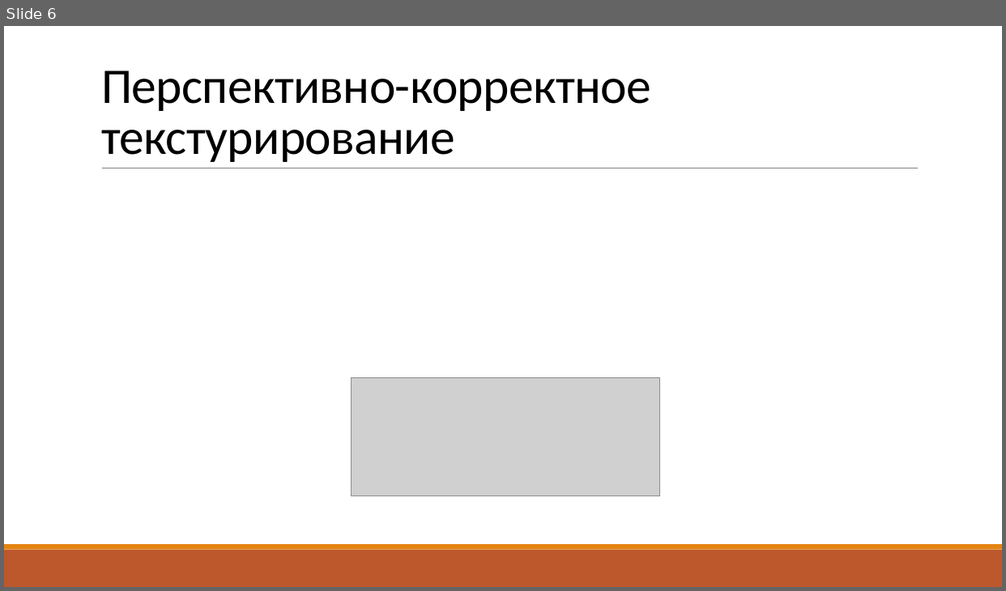
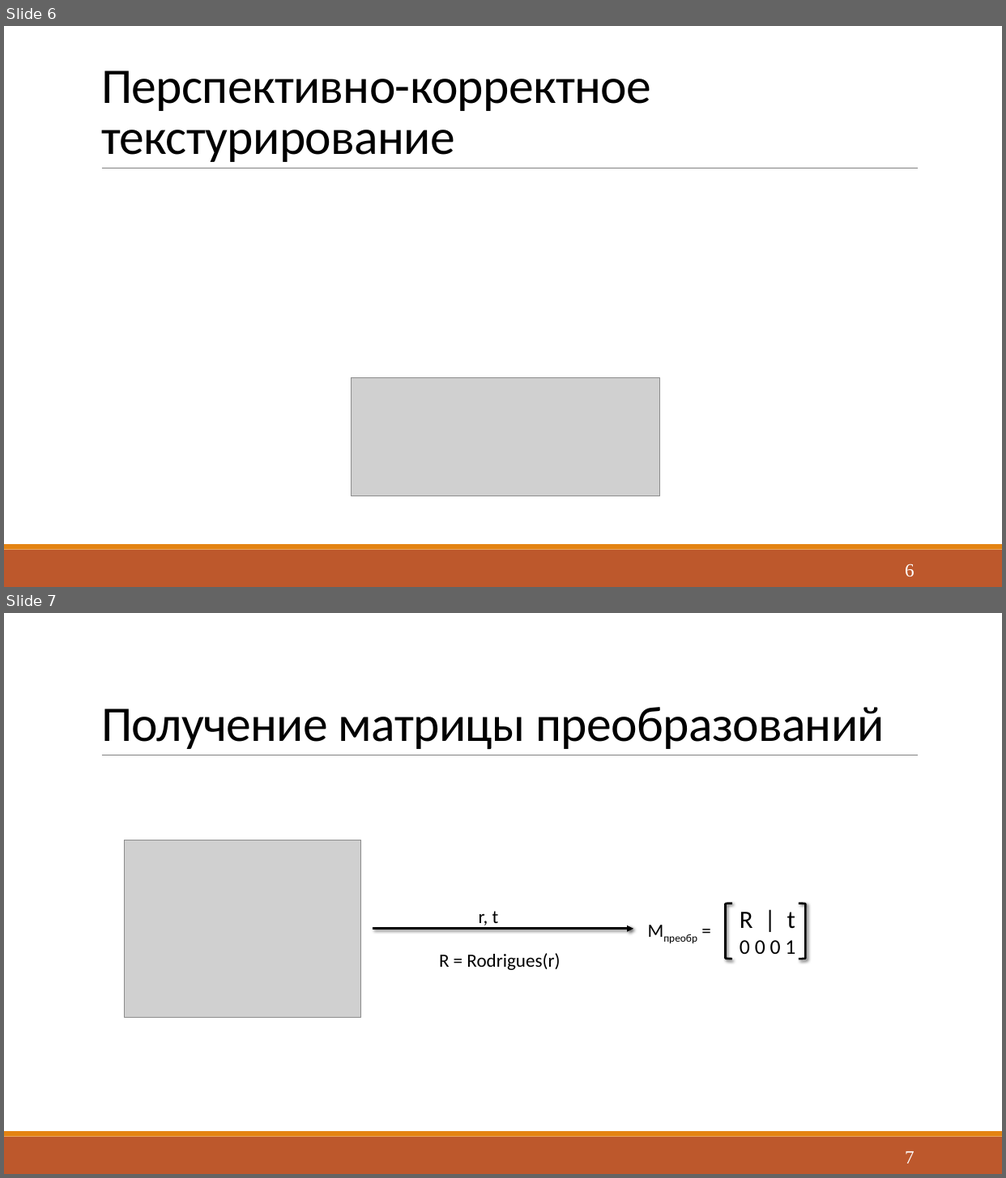
Before and after one commit to Yokud/CGCourseWork, a slide deck: docs/rpz/Presentation.pptx. Shown one above the other, each under a label of ours: slide 6 before the commit, slides 6 and 7 after it. The pictures are 1006x591 and 1006x1178 pixels, drawn with LibreOffice and Linux fonts; fonts in the diff are those of the drawing; grey boxes stand for pictures. Boxes give left, top, right and bottom in pixels: in the first picture for what was removed or moved away, otherwise in the second. Text is boxed around its words. In the diff, an @@ line names an element or a change of style, - is before the commit and + after.

```diff
--- a/docs/rpz/Presentation.pptx
+++ b/docs/rpz/Presentation.pptx
@@ slide 7 added at (x1=4, y1=613, x2=1002, y2=1174), background #FFFFFF; not listed: 3 template elements that a slide beside it also shows @@
@@ title added at (x1=101, y1=707, x2=884, y2=749), 48 pt, text #000000 @@
+Получение матрицы преобразований
@@ picture added at (x1=125, y1=840, x2=361, y2=1017) @@
@@ left bracket added at (x1=726, y1=904, x2=732, y2=959), outline #000000 2 pt @@
@@ left bracket added at (x1=799, y1=904, x2=806, y2=959), outline #000000 2 pt @@
@@ text added at (x1=479, y1=911, x2=499, y2=928), 18 pt, text #000000 @@
+r, t
@@ text added at (x1=641, y1=915, x2=732, y2=945), 18 pt, text #000000 @@
+Mпреобр =
@@ text added at (x1=739, y1=912, x2=795, y2=954), 20 pt, text #000000 @@
+R | t
+0 0 0 1
@@ arrow added from (373, 929) to (633, 929), #000000 2 pt @@
@@ text added at (x1=439, y1=953, x2=560, y2=970), 18 pt, text #000000 @@
+R = Rodrigues(r)
@@ page number added at (x1=905, y1=1152, x2=914, y2=1164), 18 pt, text #FFFFFF @@
+7
@@ slide 6 changed as well @@
@@ page number added at (x1=905, y1=564, x2=914, y2=577), 18 pt, text #FFFFFF @@
+6
```
Also in this commit, not shown: 8 other slides changed, 5 other slides added, 6 slides removed, 4 other files.
